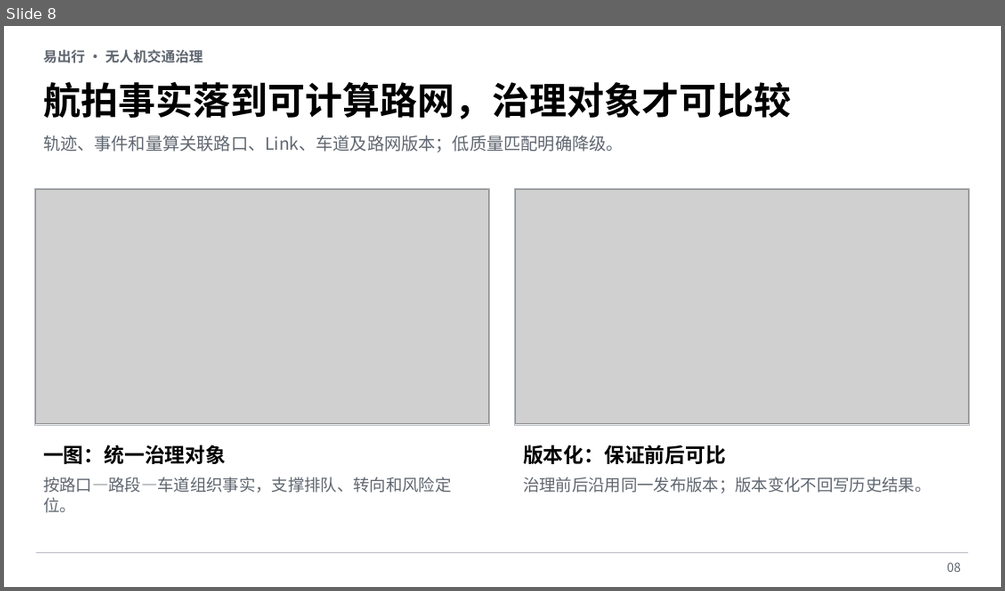
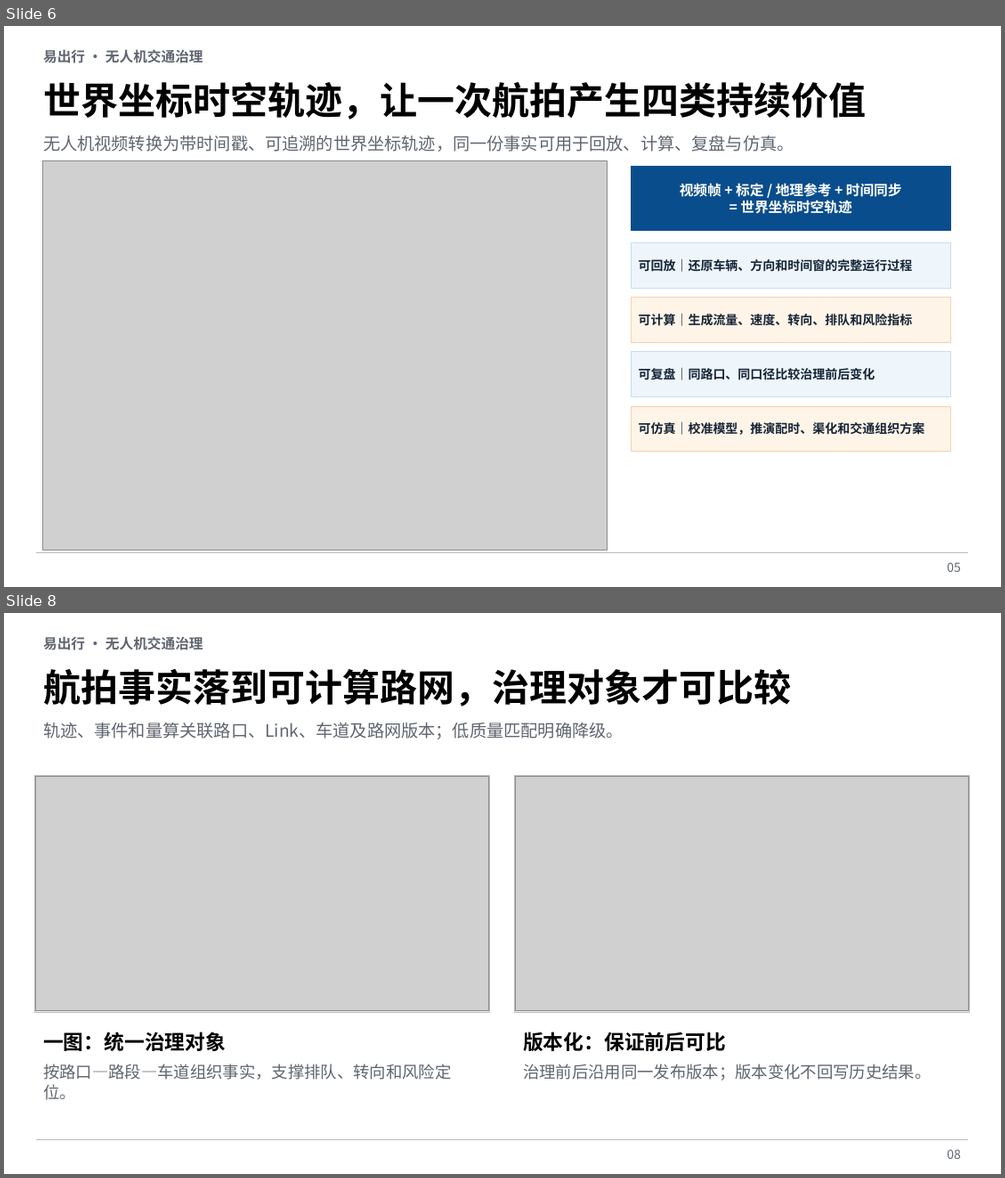
Before and after one commit to fjwangzy/TrafficAnalyzer, a slide deck: docs/generated/易出行无人机交通治理业务成效与试点汇报.pptx. Shown one above the other, each under a label of ours: slide 8 before the commit, slides 6 and 8 after it; the slides between them are not shown. The pictures are 1005x591 and 1005x1178 pixels, drawn with LibreOffice and Linux fonts; fonts in the diff are those of the drawing; grey boxes stand for pictures; background and template pictures are left out. Boxes give left, top, right and bottom in pixels: in the first picture for what was removed or moved away, otherwise in the second. Text is boxed around its words. In the diff, an @@ line names an element or a change of style, - is before the commit and + after.

```diff
--- a/docs/generated/易出行无人机交通治理业务成效与试点汇报.pptx
+++ b/docs/generated/易出行无人机交通治理业务成效与试点汇报.pptx
@@ slide 6 added at box(4, 26, 1001, 587), background #FFFFFF @@
@@ text added at box(43, 49, 203, 63), 13.5 pt, text #5F6670, bold @@
+易出行 · 无人机交通治理
@@ text added at box(43, 82, 866, 119), 36 pt, text #000000, bold @@
+世界坐标时空轨迹，让一次航拍产生四类持续价值
@@ text added at box(43, 135, 794, 151), 16.5 pt, text #5F6670 @@
+无人机视频转换为带时间戳、可追溯的世界坐标轨迹，同一份事实可用于回放、计算、复盘与仿真。
@@ picture added at box(43, 160, 607, 549) @@
@@ rectangle added at box(631, 167, 951, 230), fill #0A4D8C, outline #0A4D8C 0.75 pt, 13.5 pt, text #FFFFFF, bold @@
+视频帧 + 标定 / 地理参考 + 时间同步
+= 世界坐标时空轨迹
@@ rectangle added at box(631, 243, 951, 288), fill #EEF5FB, outline #C7DDF0 0.75 pt, 12 pt, text #152536, bold @@
+可回放｜还原车辆、方向和时间窗的完整运行过程
@@ rectangle added at box(631, 297, 951, 342), fill #FFF4E8, outline #F3D2AD 0.75 pt, 12 pt, text #152536, bold @@
+可计算｜生成流量、速度、转向、排队和风险指标
@@ rectangle added at box(631, 351, 951, 396), fill #EEF5FB, outline #C7DDF0 0.75 pt, 12 pt, text #152536, bold @@
+可复盘｜同路口、同口径比较治理前后变化
@@ rectangle added at box(631, 406, 951, 451), fill #FFF4E8, outline #F3D2AD 0.75 pt, 12 pt, text #152536, bold @@
+可仿真｜校准模型，推演配时、渠化和交通组织方案
@@ line added from (36, 553) to (969, 553), #B8BCC4 0.75 pt @@
@@ text added at box(947, 562, 961, 572), 12 pt, text #5F6670 @@
+05
```
Also in this commit, not shown: 8 slides changed, 1 other slide added, 2 slides removed, 45 other files.
